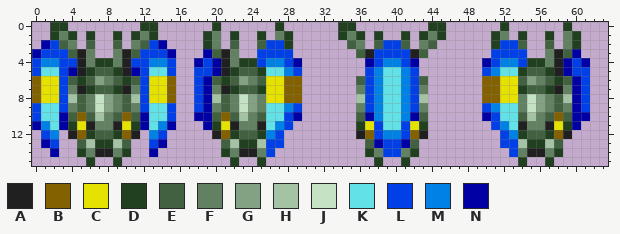
Pixel-art file: res/sprites/enemies/enemy-0006.ase. That is the earlier state.
64x16 pixels, 1 frame.
Palette (. is transparent): A #202020  B #836100  C #e6e200  D #204020  E #416141  F #628162  G #83a183  H #a4c2a4  J #c5e2c5  K #62e2e6  L #0040e6  M #0081e6  N #0000a4
Pixels before, first column x 0:
 0 ..DD........DD......D......D......DD........DD......D......D..
 1 ..DFD.D..D.DFD.....DF.D..D.FD.....DFD.D..D.DFD.....DF.D..D.FD.
 2 .NLEF.E..E.FELN....DF.E..ELLD......EF.ELLE.FE......DLLE..E.FD.
 3 NLLLEAF..FAELLLN...NEAF..LLLL.......EALLLLAE.......LLLL..FAEN.
 4 LMMLLAFDDFALLMML..NLNAFDDLMMLN.......NLMMLN.......NLMMLDDFANLN
 5 LKKLNADEEDANLKKL..LLNADEEDKKML.......LMKKML.......LMKKDEEDANLL
 6 BCCLEDEGFEDELCCB..LNEDEGFECCBB......ELMKKMLE......BBCCEGFEDENL
 7 BCCLFADEEDAFLCCB..LNFADEEDCCBB......FLMKKMLF......BBCCDEEDAFNL
 8 BCCLHEFJGFEHLCCB..LNHEFJGFCCBB......HLMKKMLH......BBCCFJGFEHNL
 9 LKKLFEFJGFEFLKKL..LNFEFJGFKKML......FLMKKMLF......LMKKFJGFEFNL
10 LKKNEBEHFEBENKKL..NNEBEHFEKKLN......ENMKKMNE......NLKKEHFEBENN
11 NMKNDCAFFACDNKMN...NDCAFFAKML.......DCLKKLCD.......LMKAFFACDN.
12 .LM.ABDEEDBA.ML.....ABDEEDML........ABLMMLBA........LMDEEDBA..
13 .NL..EHDDHE..LN......EHDDHLL.........ENLLNE.........LLHDDHE...
14 ..N..DFAAFD..N.......DFAAFL..........DFLLFD..........LFAAFD...
15 ......D..D............D..D............D..D............D..D....
New version:
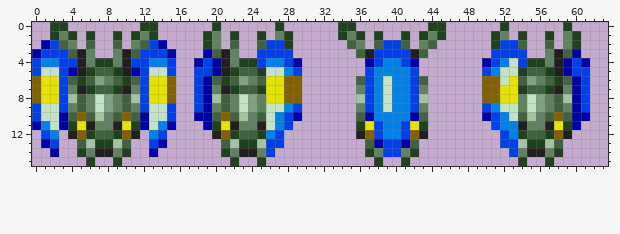
Difference:
Colour C becomes colour J in row 6 at x 52.
Colour K becomes colour J in row 5 at x 1 to 2, 13 to 14, 26 to 27 and 52 to 53; in rows 6 to 8 at x 39; in row 9 at x 1 to 2, 13 to 14, 26 to 27, 39 and 52 to 53; in row 10 at x 1 to 2, 13 to 14, 26 and 53; in row 11 at x 2, 13 and 26.
Colour M becomes colour J in row 4 at x 53.
Colour K becomes colour M in row 5 at x 39 to 40; in rows 6 to 9 at x 40; in row 10 at x 27, 39 to 40 and 52; in row 11 at x 39 to 40 and 53.
